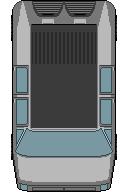
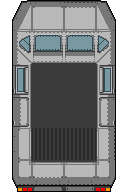
Two versions of the same layered image (128 × 192). Layer-by-layer changes:
hid "facing S" over [12,0,116,192]
added layer "reinf wind" above "hdboard test" over [17,32,111,64]
added layer "hdboard test" above "xlboard test" over [12,0,116,192]
hid "wheels N" over [11,14,117,160]
